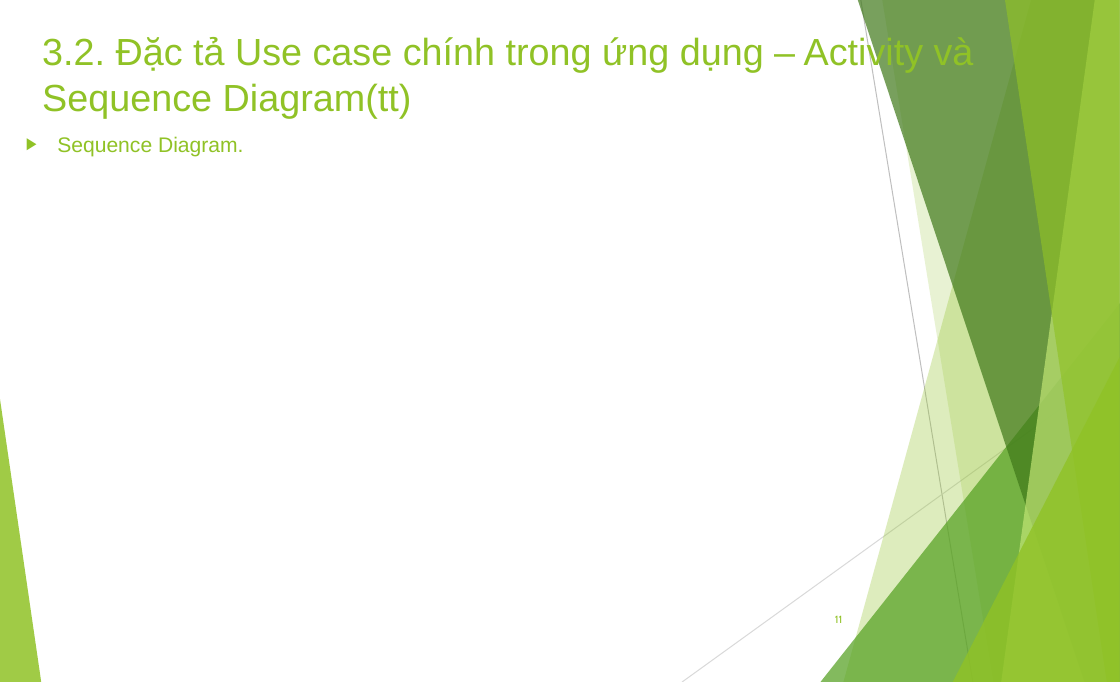
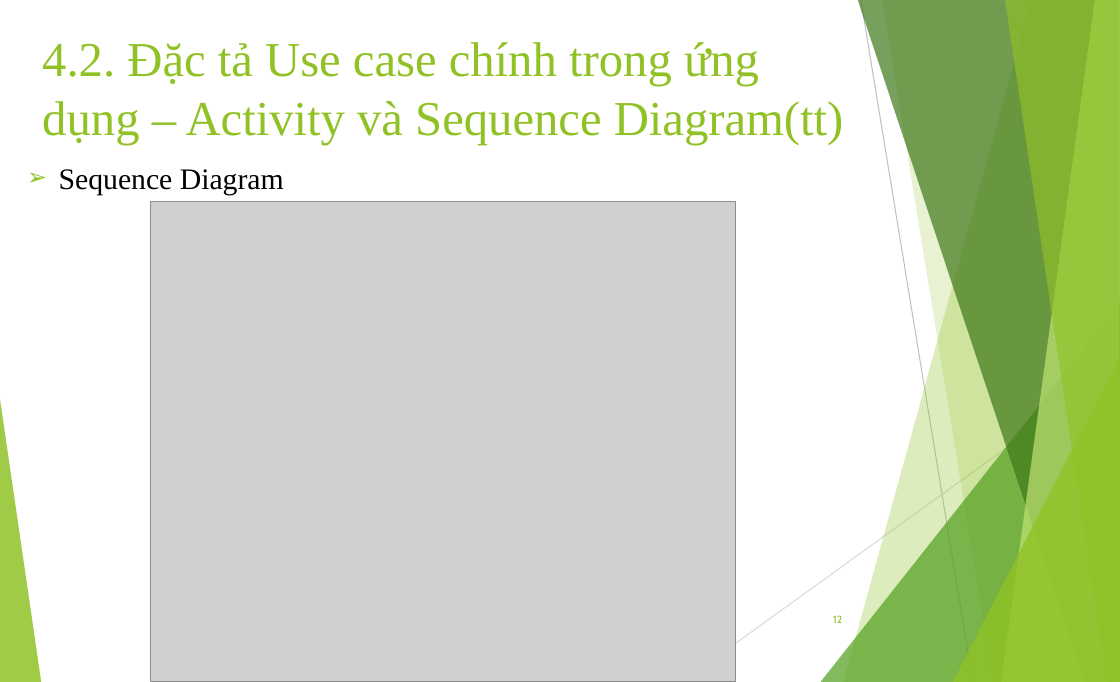
Before and after one commit to andy3520/intern-final-doc, a slide deck: slide 12 of doc/DOANTOTNGIEP.pptx (slide 11 before the commit). Drawn at 1120x682 pixels with LibreOffice and Linux fonts; fonts in the diff are those of the drawing; grey boxes stand for pictures. Boxes give left, top, right and bottom in pixels: in the first picture for what was removed or moved away, otherwise in the second. Text is boxed around its words. In the diff, an @@ line names an element or a change of style, - is before the commit and + after.

```diff
--- a/doc/DOANTOTNGIEP.pptx
+++ b/doc/DOANTOTNGIEP.pptx
@@ title at <box>42,42,844,145</box>: text changed; size 27.9 to 36 pt; font Arial to Times New Roman @@
-3.2. Đặc tả Use case chính trong ứng dụng – Activity và Sequence Diagram(tt)
+4.2. Đặc tả Use case chính trong ứng dụng – Activity và Sequence Diagram(tt)
@@ text at <box>59,169,284,195</box>: text changed; size 15.5 to 22 pt; font Arial to Times New Roman; text colour #90C226 to #000000 @@
-▶ Sequence Diagram.
+➢ Sequence Diagram
@@ picture added at <box>150,202,735,682</box> @@
@@ page number at <box>833,615,842,623</box>: text changed @@
-11
+12
```
Also in this commit, not shown: 10 other slides changed, 13 slides added, 9 slides removed.
